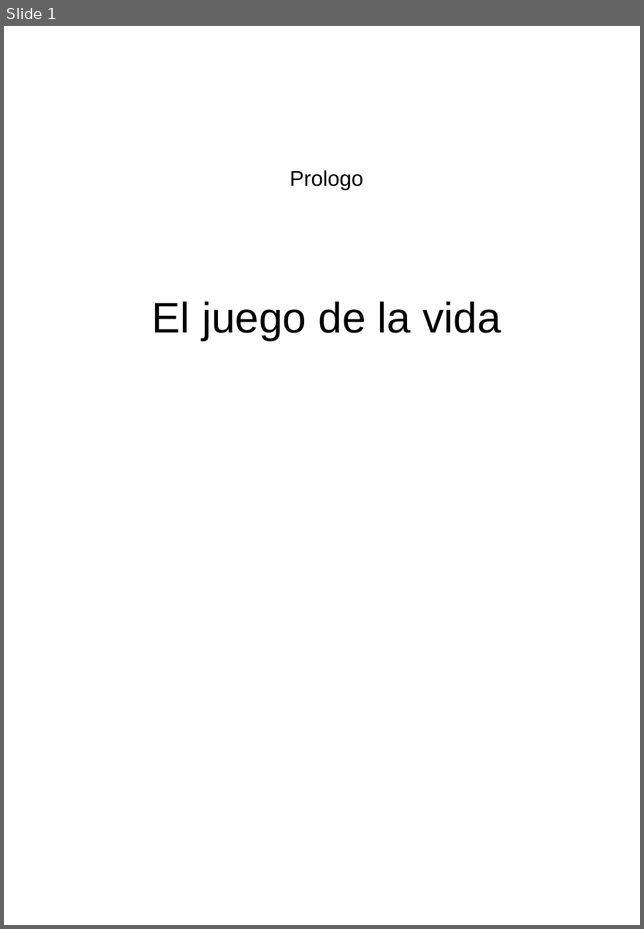
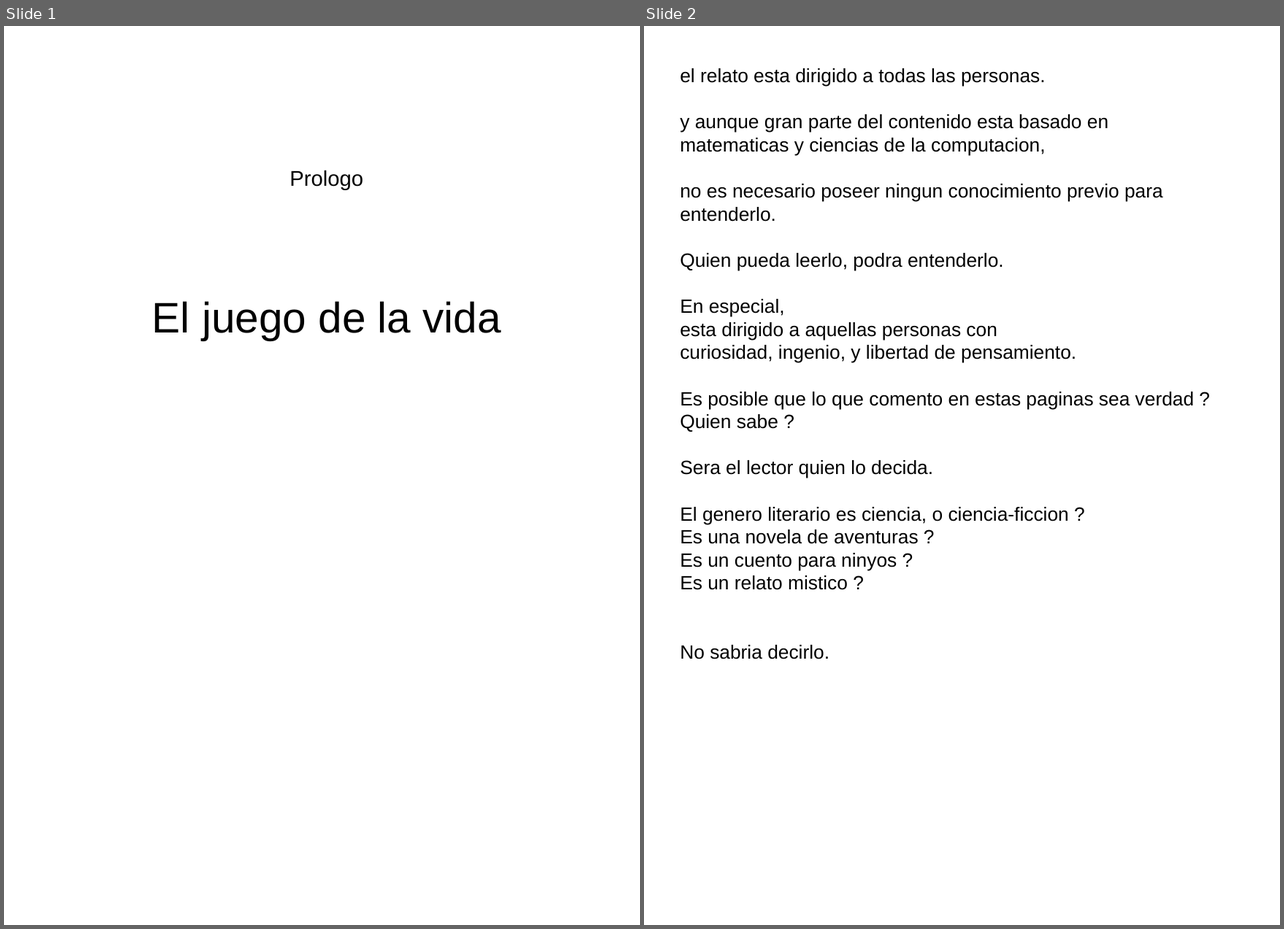
Before and after one commit to fabhrius/La-Cosa, a slide deck: capitulos/Prologo/Prologo.odp. Shown side by side, each under a label of ours: slide 1 before the commit, slides 1 and 2 after it. The pictures are 644x929 and 1284x929 pixels, drawn with LibreOffice and Linux fonts; fonts in the diff are those of the drawing. Boxes give left, top, right and bottom in pixels: in the first picture for what was removed or moved away, otherwise in the second. Text is boxed around its words. In the diff, an @@ line names an element or a change of style, - is before the commit and + after.

```diff
--- a/capitulos/Prologo/Prologo.odp
+++ b/capitulos/Prologo/Prologo.odp
@@ slide 2 added at box(644, 26, 1280, 925), background #FFFFFF @@
@@ text added at box(680, 68, 1194, 590), 18 pt, text #000000 @@
+el relato esta dirigido a todas las personas.
+y aunque gran parte del contenido esta basado en
+matematicas y ciencias de la computacion,
+no es necesario poseer ningun conocimiento previo para entenderlo.
+Quien pueda leerlo, podra entenderlo.
+En especial,
+esta dirigido a aquellas personas con
+curiosidad, ingenio, y libertad de pensamiento.
+Es posible que lo que comento en estas paginas sea verdad ?
+Quien sabe ?
+Sera el lector quien lo decida.
+El genero literario es ciencia, o ciencia-ficcion ?
+Es una novela de aventuras ?
+Es un cuento para ninyos ?
+Es un relato mistico ?
+No sabria decirlo.
```
Also in this commit, not shown: 3 other slides added, 3 slides removed, 2 other files.
